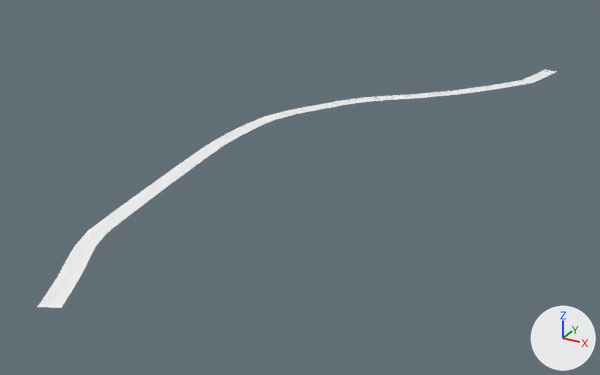
A saved change to the glTF model output/glb/__0_101_.glb.
Before and after are seen from a 50 mm lens placed at (310.0, -640.0, 127.0), pointed at (151.0, -352.0, -17.0). Every picture has the same lights, and +X, +Y and +Z are marked at lower right. Where no turn or scale is listed for an object, it has been applied to the vertices. Vertices at the same position are counted once.
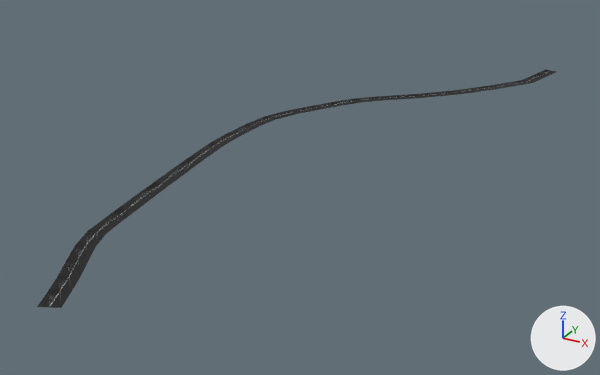
Changed parts and their boxes [x1, y1, x2, y2] in the pictures (600 x 375 px):
'Mesh_0', recoloured: [37, 69, 557, 308] in both

What changed in the scene script:
```text
Change mat_default:
    where n0 = _N.new('ShaderNodeBsdfPrincipled'); n0.name = 'Principled BSDF'
    remove n0.inputs[0].default_value = (1.0, 1.0, 1.0, 1.0)  # 'Base Color', white #ffffff
    add n2 = _N.new('ShaderNodeVertexColor'); n2.name = 'Color Attribute'
    add _L.new(n2.outputs[0], n0.inputs[0])  # 'Color' to 'Base Color'
Change me_mesh_0:
    where me_mesh_0.from_pydata(...)  # 160 vertices, 294 faces; spans x 112.0..218.0, y -497.0..-174.0, z 0.0
    used by ob_mesh_0; location = (0.0, 0.0, 0.0)
    me_mesh_0 part 1: vertex colours changed
```
